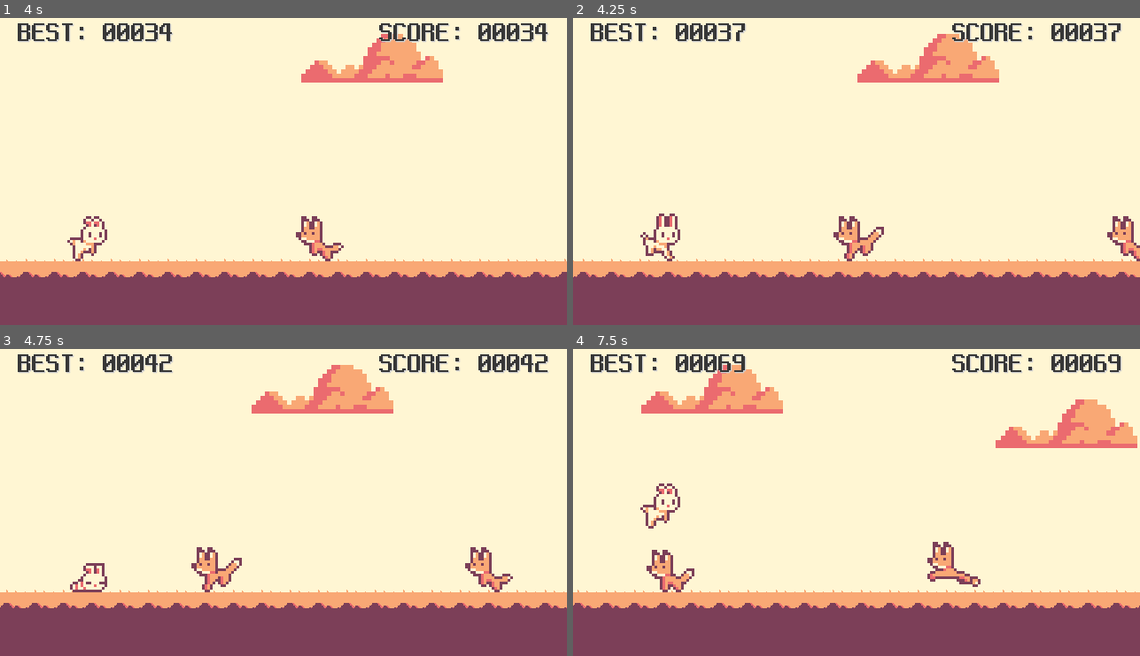
Above: before the commit, frames 1-4 (two rows, left to right).
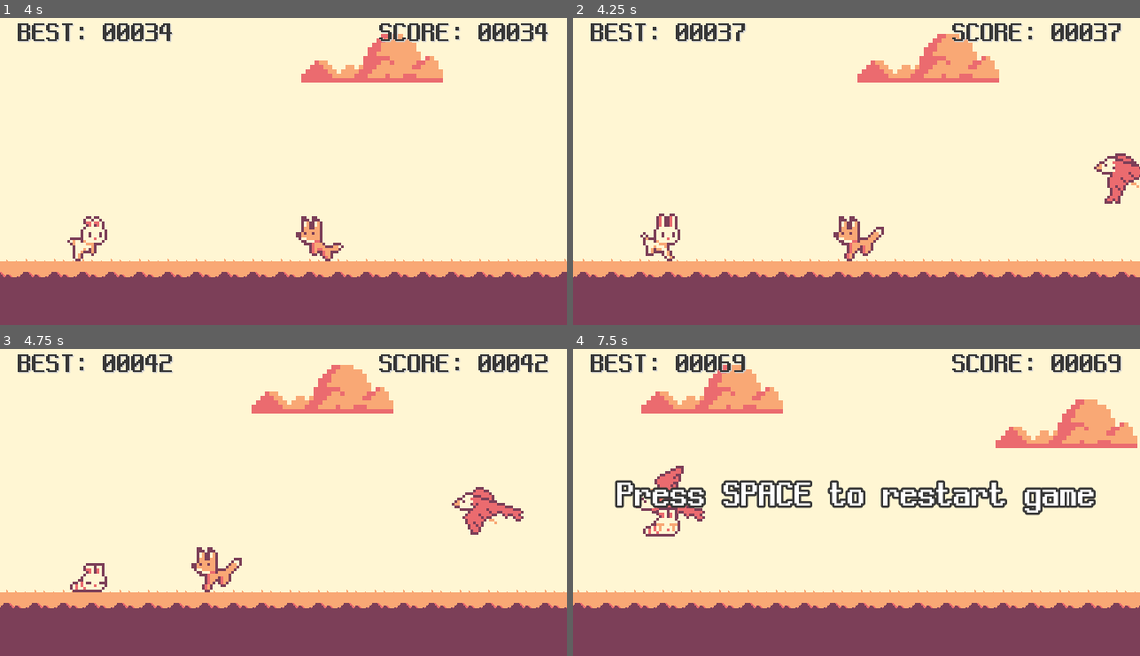
Above: after the commit, the same moments.

Repository: KimPotatoIV/IAmJustRunning
Game: Godot game, scene res://scenes/main/main.tscn
Two runs of this game, one before a commit and one after it. Both use one fixed random seed, a clock stepped at 60 frames per second and the inputs below.
Inputs:
- Up to frame 1 (4 s): tap Space at 0.5 s; hold Enter (ui_accept) 0.53-1.28 s; hold Up (ui_up) 0.53-2.03 s; tap Enter (ui_accept) at 1.35, 1.52, 1.82, 2.85, 3.02, 3.32 s; hold Down (ui_down) 2.03-2.78 s; hold Enter (ui_accept) 2.03-2.78 s; hold Up (ui_up) from 2.78 s (still down); hold Enter (ui_accept) from 3.53 s (still down)
- Up to frame 2 (4.25 s): keep holding Up (ui_up); keep holding Enter (ui_accept)
- Up to frame 3 (4.75 s): release Up (ui_up) at 4.28 s; release Enter (ui_accept) at 4.28 s; hold Down (ui_down) from 4.28 s (still down); tap Enter (ui_accept) at 4.35, 4.52 s
- Up to frame 4 (7.5 s): tap Enter (ui_accept) at 4.82, 5.85, 6.02, 6.32, 7.35 s; release Down (ui_down) at 5.03 s; hold Up (ui_up) 5.03-5.78 s; hold Enter (ui_accept) 5.03-5.78 s; hold Down (ui_down) 5.78-7.28 s; hold Enter (ui_accept) 6.53-7.28 s; hold Up (ui_up) from 7.28 s (still down)

Frame 1 is identical in both runs. In frame 2, 1.1% of the frame differs, in the area x 91-100%, y 44-80%; in frame 3, 1.3%; in frame 4, 6.9%, in the area x 7-93%, y 38-80%.

Commit message:
자잘한 부분 수정 및 개발
1. 스킬 부분 개발 중

Diff:
--- a/manager/game_manager.gd
+++ b/manager/game_manager.gd
@@ -6,7 +6,8 @@
 var game_score: int = 0
 var best_game_score: int = 0
 var correction_score: float = 0
-var fox_speed: float = 150
+var enemy_speed: float = 150
+var sit: bool = false
 
 ##################################################
 func  _ready() -> void:
@@ -57,3 +58,7 @@
 
 	for score in score_data:
 		best_game_score = score_data[score]
+
+##################################################
+func set_sit(value: bool) -> void:
+	sit = value
--- a/scenes/bunny/bunny.gd
+++ b/scenes/bunny/bunny.gd
@@ -30,7 +30,9 @@
 
 	if Input.is_action_pressed("ui_down") and is_on_floor():
 		$AnimatedSprite2D.play("sit")
+		GameManager.set_sit(true)
 	else:
 		$AnimatedSprite2D.play("run")
+		GameManager.set_sit(false)
 
 	move_and_slide()
--- /dev/null
+++ b/scenes/eagle/eagle.gd
@@ -0,0 +1,21 @@
+extends Area2D
+
+##################################################
+func _ready() -> void:
+	var randy = randi_range(155, 277)
+	position = Vector2(664, randy)
+
+	self.body_entered.connect(Callable(self, "_on_body_entered"))
+
+##################################################
+func _process(delta: float) -> void:
+	position.x -= (GameManager.enemy_speed
+	+ GameManager.correction_score) * delta
+
+	if position.x <= -50:
+		queue_free()
+
+##################################################
+func _on_body_entered(body: Node) -> void:
+	if body.is_in_group("player") and GameManager.sit == false:
+		GameManager.game_over = true
--- /dev/null
+++ b/scenes/eagle/eagle.tscn
@@ -0,0 +1,53 @@
+[gd_scene load_steps=8 format=3 uid="uid://cgrvtpy6quxi8"]
+
+[ext_resource type="Script" path="res://scenes/eagle/eagle.gd" id="1_cix5l"]
+[ext_resource type="Texture2D" uid="uid://b6o2nprqxjwgw" path="res://scenes/eagle/eagle-Sheet.png" id="1_dfcml"]
+
+[sub_resource type="AtlasTexture" id="AtlasTexture_h2cw1"]
+atlas = ExtResource("1_dfcml")
+region = Rect2(0, 0, 32, 32)
+
+[sub_resource type="AtlasTexture" id="AtlasTexture_ecikb"]
+atlas = ExtResource("1_dfcml")
+region = Rect2(32, 0, 32, 32)
+
+[sub_resource type="AtlasTexture" id="AtlasTexture_xx3et"]
+atlas = ExtResource("1_dfcml")
+region = Rect2(64, 0, 32, 32)
+
+[sub_resource type="SpriteFrames" id="SpriteFrames_n56jv"]
+animations = [{
+"frames": [{
+"duration": 1.0,
+"texture": SubResource("AtlasTexture_h2cw1")
+}, {
+"duration": 1.0,
+"texture": SubResource("AtlasTexture_ecikb")
+}, {
+"duration": 1.0,
+"texture": SubResource("AtlasTexture_xx3et")
+}],
+"loop": true,
+"name": &"default",
+"speed": 7.0
+}]
+
+[sub_resource type="CapsuleShape2D" id="CapsuleShape2D_ymcej"]
+radius = 15.0
+height = 50.0
+
+[node name="Eagle" type="Area2D" groups=["enemy"]]
+script = ExtResource("1_cix5l")
+metadata/_edit_group_ = true
+
+[node name="AnimatedSprite2D" type="AnimatedSprite2D" parent="."]
+position = Vector2(0, -37)
+scale = Vector2(3, 3)
+sprite_frames = SubResource("SpriteFrames_n56jv")
+autoplay = "default"
+frame_progress = 0.923306
+
+[node name="CollisionShape2D" type="CollisionShape2D" parent="."]
+position = Vector2(0, -15)
+rotation = 1.5708
+shape = SubResource("CapsuleShape2D_ymcej")
--- a/scenes/fox/fox.gd
+++ b/scenes/fox/fox.gd
@@ -8,12 +8,13 @@
 
 ##################################################
 func _process(delta: float) -> void:
-	position.x -= (GameManager.fox_speed + GameManager.correction_score) * delta
+	position.x -= (GameManager.enemy_speed
+	+ GameManager.correction_score) * delta
 
 	if position.x <= -50:
 		queue_free()
 
 ##################################################
 func _on_body_entered(body: Node) -> void:
-	if body.is_in_group("player"):
+	if body.is_in_group("player") and GameManager.sit == false:
 		GameManager.game_over = true
--- a/scenes/main/main.tscn
+++ b/scenes/main/main.tscn
@@ -8,6 +8,7 @@
 [ext_resource type="Script" path="res://scenes/main/hud.gd" id="6_ix7if"]
 [ext_resource type="FontFile" uid="uid://eg37l3twt6m5" path="res://fonts/neodgm.ttf" id="6_rcajn"]
 [ext_resource type="Script" path="res://scenes/main/score_timer.gd" id="8_ukdt6"]
+[ext_resource type="AudioStream" uid="uid://djl00f5gwci4t" path="res://sounds/i_am_just_running.wav" id="9_hq5v3"]
 
 [sub_resource type="PhysicsMaterial" id="PhysicsMaterial_3rpvc"]
 
@@ -50,14 +51,15 @@
 [node name="Cloud" parent="." instance=ExtResource("4_13tmj")]
 scale = Vector2(1, 1)
 
-[node name="Bunny" parent="." instance=ExtResource("1_oh8ax")]
-position = Vector2(100, 288)
-scale = Vector2(3, 3)
-
 [node name="Spawner" type="Node2D" parent="."]
 script = ExtResource("5_4cben")
 
 [node name="Timer" type="Timer" parent="Spawner"]
+
+[node name="Bunny" parent="." instance=ExtResource("1_oh8ax")]
+z_index = 10
+position = Vector2(100, 288)
+scale = Vector2(3, 3)
 
 [node name="HUD" type="CanvasLayer" parent="."]
 script = ExtResource("6_ix7if")
@@ -123,3 +125,8 @@
 
 [node name="ScoreTimer" type="Timer" parent="HUD"]
 script = ExtResource("8_ukdt6")
+
+[node name="AudioStreamPlayer" type="AudioStreamPlayer" parent="."]
+stream = ExtResource("9_hq5v3")
+volume_db = -10.0
+autoplay = true
--- a/scenes/main/spawner.gd
+++ b/scenes/main/spawner.gd
@@ -2,30 +2,39 @@
 
 ##################################################
 var fox_scene: PackedScene
-var fox_timer: Timer
+var eagle_scene: PackedScene
+var enemy_timer: Timer
 
 ##################################################
 func _ready() -> void:
 	fox_scene = preload("res://scenes/fox/fox.tscn")
+	eagle_scene = preload("res://scenes/eagle/eagle.tscn")
 
-	fox_timer = $Timer
-	fox_timer.wait_time = 2
-	fox_timer.connect("timeout", Callable(self, "_on_fox_timer_timeout"))
-	fox_timer.start()
+	enemy_timer = $Timer
+	enemy_timer.wait_time = 2
+	enemy_timer.connect("timeout"
+	, Callable(self, "_on_enemy_timer_timeout"))
+	enemy_timer.start()
 
 ##################################################
-func _on_fox_timer_timeout() -> void:
+func _on_enemy_timer_timeout() -> void:
 	if GameManager.game_start == false or GameManager.game_over == true:
 		return
 
-	var fox_instance = fox_scene.instantiate()
-	add_child(fox_instance)
+	var randi = randi_range(0, 1)
+
+	if randi == 0:
+		var fox_instance = fox_scene.instantiate()
+		add_child(fox_instance)
+	else:
+		var eagle_instance = eagle_scene.instantiate()
+		add_child(eagle_instance)
 
 	if GameManager.game_score <= 100:
-		fox_timer.wait_time = randi_range(2, 5)
+		enemy_timer.wait_time = randi_range(2, 5)
 	elif GameManager.game_score <= 250:
-		fox_timer.wait_time = randi_range(1, 4)
+		enemy_timer.wait_time = randi_range(1, 4)
 	elif GameManager.game_score <= 400:
-		fox_timer.wait_time = randi_range(1, 3)
+		enemy_timer.wait_time = randi_range(1, 3)
 	else:
-		fox_timer.wait_time = randi_range(1, 2)
+		enemy_timer.wait_time = randi_range(1, 2)
--- /dev/null
+++ b/scenes/sit_skill/sit_skill.gd
@@ -0,0 +1,27 @@
+extends TextureProgressBar
+
+var cooldown_time = 3.0
+var remaining_time = 0.0
+var skill_ready = true
+
+func _ready():
+	self.value = 0
+	self.max_value = cooldown_time
+	set_process(true)
+
+func _process(delta):
+	if remaining_time > 0:
+		remaining_time -= delta
+		self.value = cooldown_time - remaining_time
+		if remaining_time <= 0:
+			skill_ready = true
+			self.value = 0
+
+func use_skill():
+	if skill_ready == true:
+		remaining_time = cooldown_time
+		skill_ready = false
+
+func _input(event):
+	if event.is_action_pressed("ui_accept"):
+		use_skill()
--- /dev/null
+++ b/scenes/sit_skill/sit_skill.tscn
@@ -0,0 +1,12 @@
+[gd_scene load_steps=4 format=3 uid="uid://dhdl8h0vvf6ai"]
+
+[ext_resource type="Texture2D" uid="uid://d4u8i8jw3r81" path="res://scenes/sit_skill/sit_skill.png" id="1_dk7qj"]
+[ext_resource type="Texture2D" uid="uid://d34fe84b86dcr" path="res://scenes/sit_skill/sit_skill_progress.png" id="2_d0swx"]
+[ext_resource type="Script" path="res://scenes/sit_skill/sit_skill.gd" id="3_0itas"]
+
+[node name="SitSkill" type="TextureProgressBar"]
+offset_right = 40.0
+offset_bottom = 40.0
+texture_under = ExtResource("1_dk7qj")
+texture_progress = ExtResource("2_d0swx")
+script = ExtResource("3_0itas")
Not shown, added: export_presets.cfg
Binary file added: scenes/eagle/eagle-Sheet.png
Not shown, added: scenes/eagle/eagle-Sheet.png.import
Not shown: 1 places in scenes/main/main.tscn that only renumber resources
Binary file added: scenes/sit_skill/sit_skill.png
Not shown, added: scenes/sit_skill/sit_skill.png.import
Binary file added: scenes/sit_skill/sit_skill_progress.png
Not shown, added: scenes/sit_skill/sit_skill_progress.png.import
Not shown, added: sounds/i_am_just_running.wav.import
Binary file added: sprites/eagle.aseprite
Binary file added: sprites/sit_skill.aseprite
Not shown, added: sounds/i_am_just_running.wav
